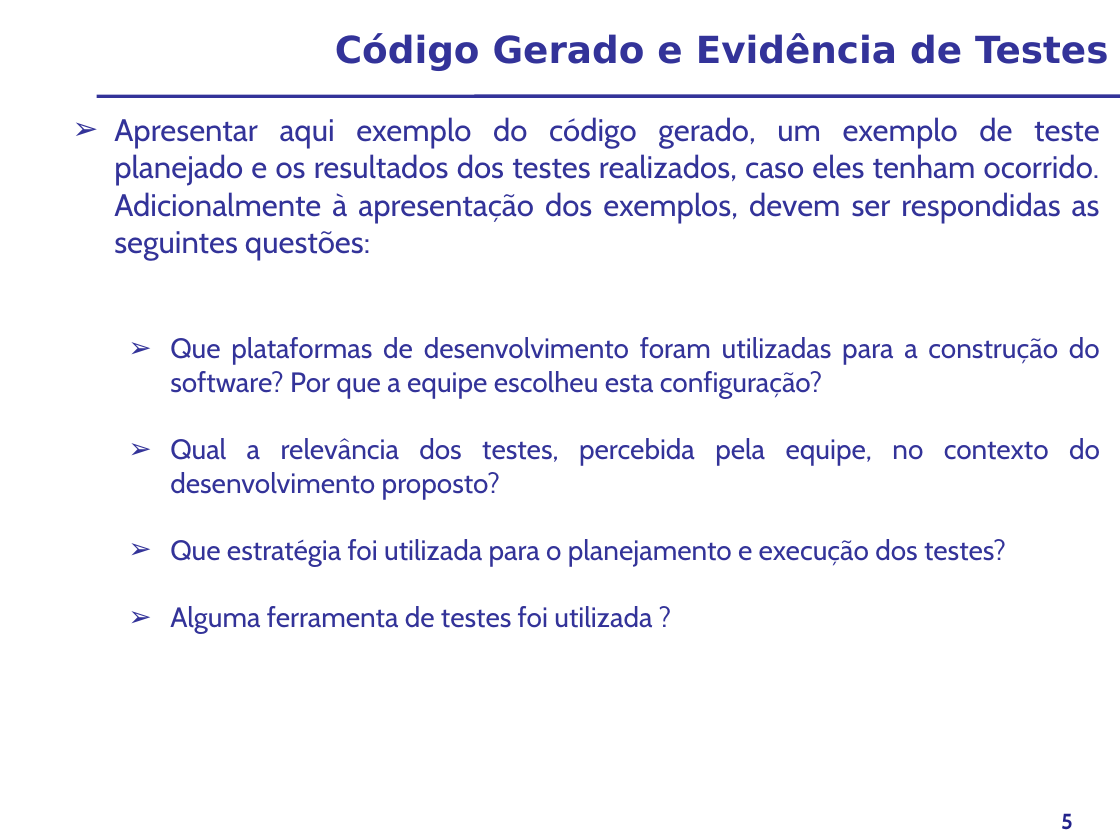
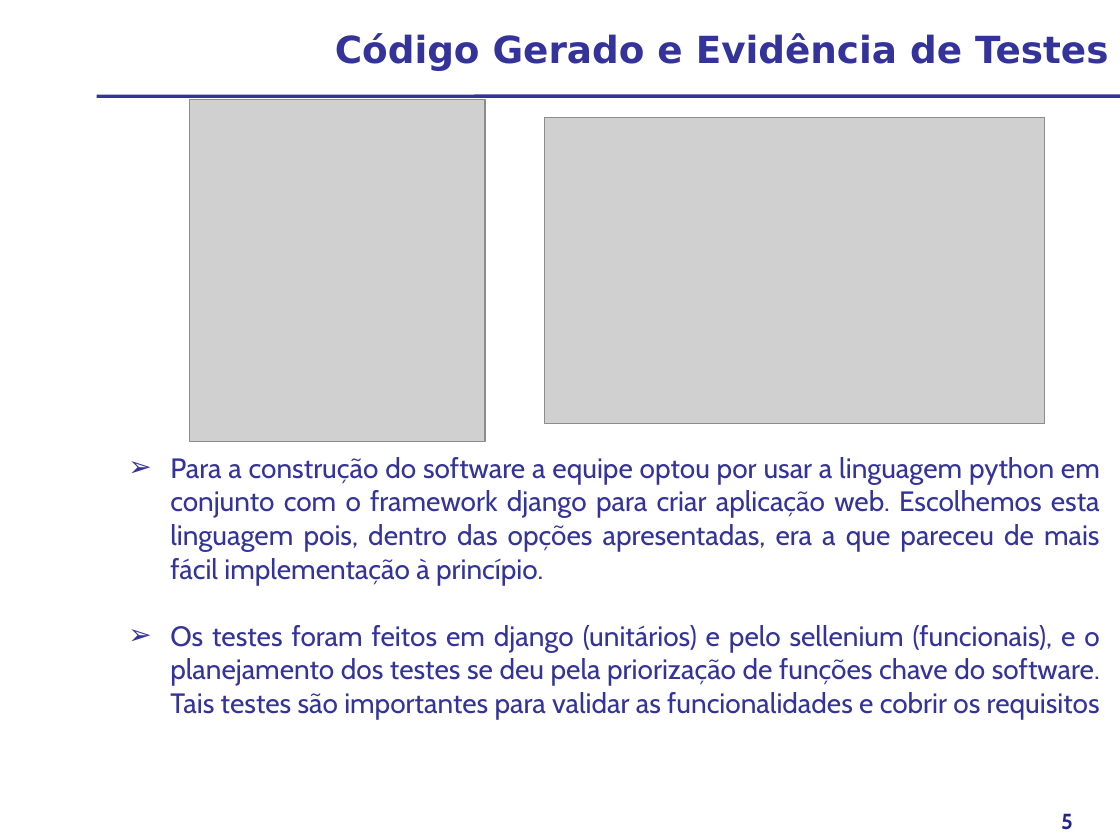
Before and after one commit to ESEGroup/Peru, a slide deck: slide 5 of Documentos/Apresentação_Grupo_Peru.pptx. Drawn at 1120x840 pixels with LibreOffice and Linux fonts; fonts in the diff are those of the drawing; grey boxes stand for pictures. Boxes give left, top, right and bottom in pixels: in the first picture for what was removed or moved away, otherwise in the second. Text is boxed around its words. In the diff, an @@ line names an element or a change of style, - is before the commit and + after.

```diff
--- a/Documentos/Apresentação_Grupo_Peru.pptx
+++ b/Documentos/Apresentação_Grupo_Peru.pptx
@@ picture added at bbox=[189, 100, 485, 441] @@
@@ picture added at bbox=[544, 118, 1045, 423] @@
@@ text at bbox=[170, 457, 1100, 719]: text changed @@
-➢ Apresentar aqui exemplo do código gerado, um exemplo de teste planejado e os resultados dos testes realizados, caso eles tenham ocorrido. Adicionalmente à apresentação dos exemplos, devem ser respondidas as seguintes questões:
-  ➢ Que plataformas de desenvolvimento foram utilizadas para a construção do software? Por que a equipe escolheu esta configuração?
-  ➢ Qual a relevância dos testes, percebida pela equipe, no contexto do desenvolvimento proposto?
-  ➢ Que estratégia foi utilizada para o planejamento e execução dos testes?
-  ➢ Alguma ferramenta de testes foi utilizada ?
+  ➢ Para a construção do software a equipe optou por usar a linguagem python em conjunto com o framework django para criar aplicação web. Escolhemos esta linguagem pois, dentro das opções apresentadas, era a que pareceu de mais fácil implementação à princípio.
+  ➢ Os testes foram feitos em django (unitários) e pelo sellenium (funcionais), e o planejamento dos testes se deu pela priorização de funções chave do software. Tais testes são importantes para validar as funcionalidades e cobrir os requisitos
```
Also in this commit, not shown: 1 other slide changed.
